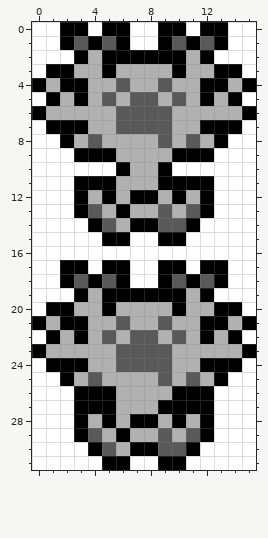
Pixel-art sprite, stored at gfx/icons/cursola.png. That is the earlier state.
The file is 16x32 pixels.
New version:
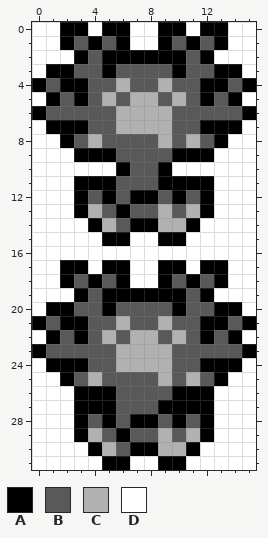
Palette (. is transparent): A #000000  B #595959  C #b1b1b1  D #ffffff
The edit:
Changed rows in their new state; - is an unchanged pixel.
first column x 1:
 2 ---B------B---
 3 --BB-BBBB-BB--
 4 B--BBCBBCBB--B
 5 -B-BCBCCBCB-B-
 6 BBBBBCCCCBBBBB
 7 ---BBCCCCBB---
 8 --BCBBBBCBCB--
 9 -----BBBB-----
10 ------BB------
11 -----BBB------
12 ---B-B--B-B---
13 ---CB-BBCBC---
14 ----CB--CC----
first column x 1:
19 ---B------B---
20 --BB-BBBB-BB--
21 B--BBCBBCBB--B
22 -B-BCBCCBCB-B-
23 BBBBBCCCCBBBBB
24 ---BBCCCCBB---
25 --BCBBBBCBCB--
26 -----BBBB-----
27 -----BBB------
28 ---B-B--B-B---
29 ---CB-BBCBC---
30 ----CB--CC----
